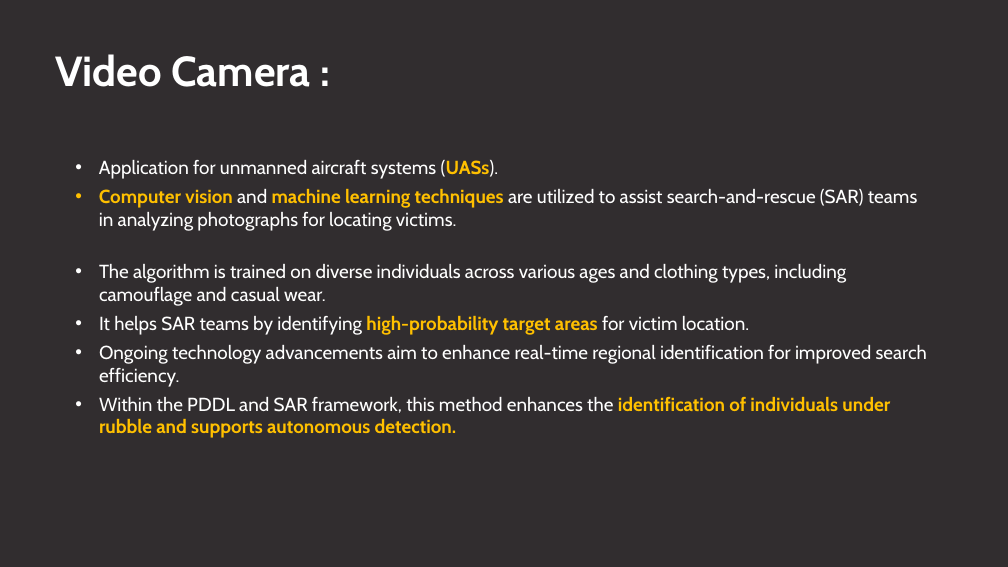
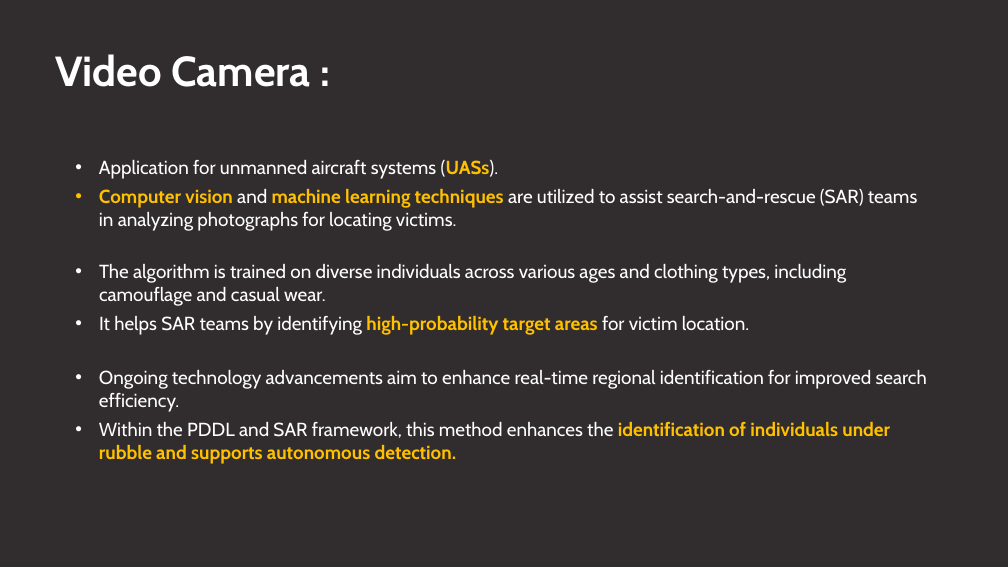
Before and after one commit to Stef504/Artificial-Intelligence-II---PDDL-PDDL-, a slide deck: slide 6 of AI-Presentation.pptx. Drawn at 1008x567 pixels with LibreOffice and Linux fonts; fonts in the diff are those of the drawing. Boxes give left, top, right and bottom in pixels: in the first picture for what was removed or moved away, otherwise in the second. Text is boxed around its words. In the diff, an @@ line names an element or a change of style, - is before the commit and + after.

```diff
--- a/AI-Presentation.pptx
+++ b/AI-Presentation.pptx
@@ text at bbox=[99, 345, 927, 438]: paragraphs removed @@
-• Ongoing technology advancements aim to enhance real-time regional identification for improved search efficiency.
-• Within the PDDL and SAR framework, this method enhances the identification of individuals under rubble and supports autonomous detection.
@@ text added at bbox=[99, 370, 927, 464], 18 pt, text #FFFFFF @@
+• Ongoing technology advancements aim to enhance real-time regional identification for improved search efficiency.
+• Within the PDDL and SAR framework, this method enhances the identification of individuals under rubble and supports autonomous detection.
```
Also in this commit, not shown: 6 other slides changed, 2 slides added, 1 slide removed, 13 other files.
